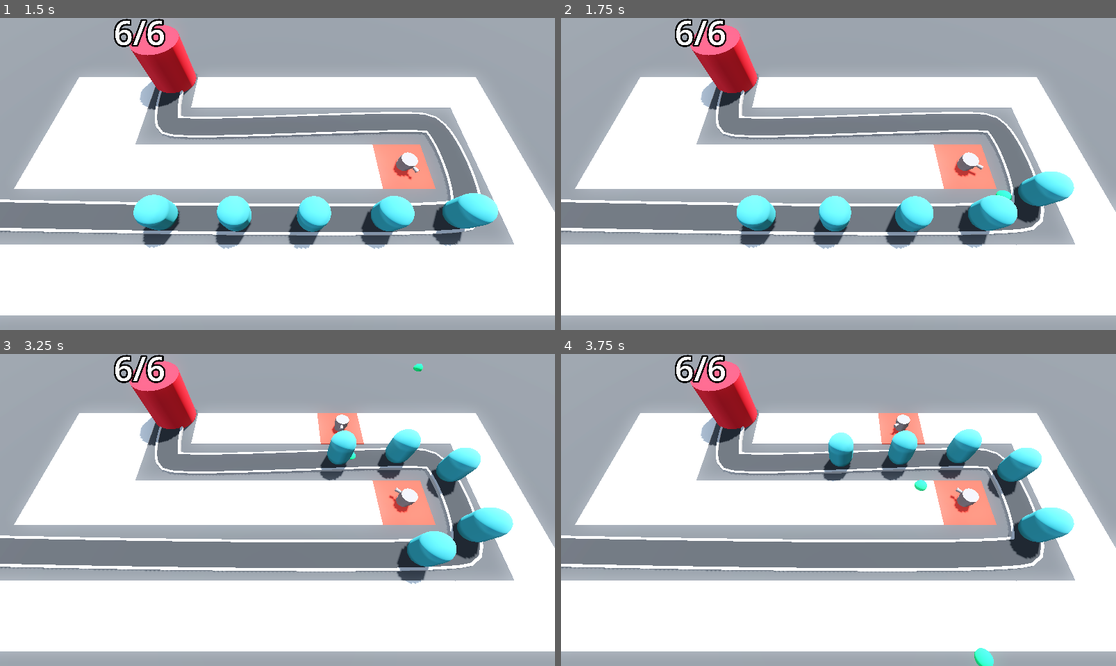
Above: before the commit, frames 1-4 (two rows, left to right).
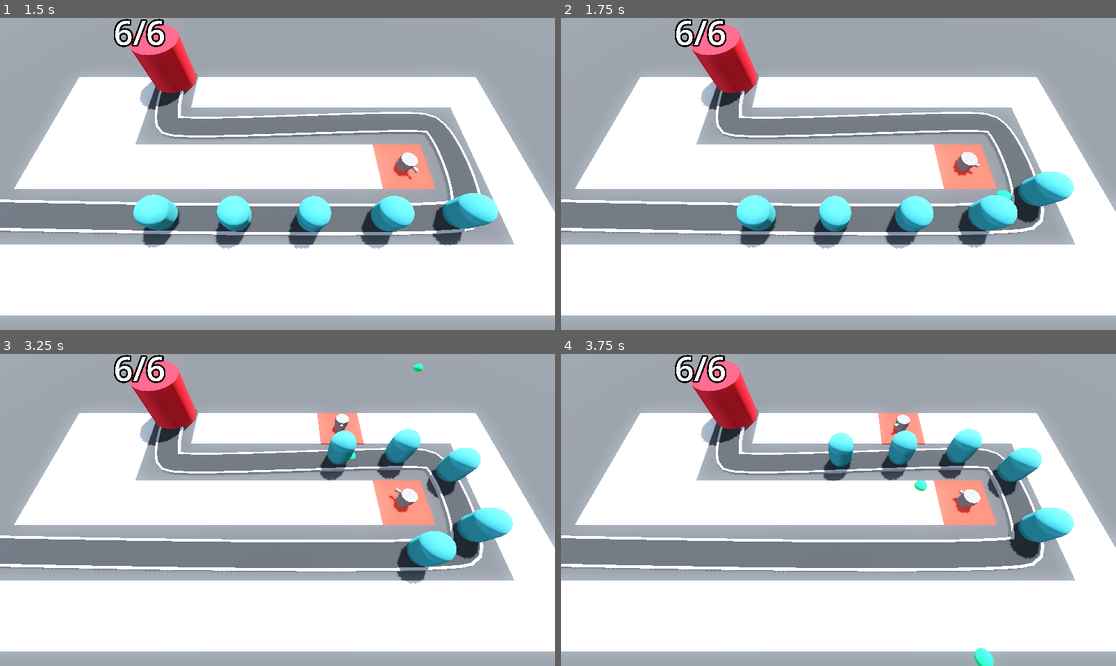
Above: after the commit, the same moments.

Repository: Rubix334/Barbarian_blaster
Game: Godot game, scene res://base_level.tscn
The game is run twice, just before and just after one commit, with the same random seed, the same clock (stepped at 60 frames per second) and the same inputs.
Inputs (mouse positions are in pixels of both pictures, inside the frame that each line leads up to):
- Up to frame 1 (1.5 s): move the mouse to (399, 158) at 0.52 s; click (399, 158) at 0.6 s; move the mouse to (166, 189) at 1.27 s; click (166, 189) at 1.35 s
- Up to frame 2 (1.75 s): no input
- Up to frame 3 (3.25 s): move the mouse to (333, 441) at 2.02 s; click (333, 441) at 2.1 s; move the mouse to (249, 572) at 2.77 s; click (249, 572) at 2.85 s
- Up to frame 4 (3.75 s): move the mouse to (1005, 556) at 3.52 s; click (1005, 556) at 3.6 s

Frame 1 is identical in both runs. In frame 2, less than 0.1% of the frame differs, in the area x 70-77%, y 42-52%; in frame 3, less than 0.1%; in frame 4, less than 0.1%, in the area x 70-76%, y 42-52%.

Commit message:
Turret and enemy damage animation

Diff:
--- a/Enemy/enemy.gd
+++ b/Enemy/enemy.gd
@@ -9,6 +9,8 @@
 
 var health : int:
 	set(new_health):
+		if health > new_health:
+			$AnimationPlayer.play("take_damage")
 		health = new_health
 		if health <= 0:
 			queue_free()
--- a/Enemy/enemy.tscn
+++ b/Enemy/enemy.tscn
@@ -10,9 +10,51 @@
 radius = 1.0
 height = 3.0
 
+[sub_resource type="StandardMaterial3D" id="StandardMaterial3D_px1sc"]
+no_depth_test = true
+shading_mode = 0
+albedo_color = Color(0.78431374, 0.18039216, 0.09019608, 1)
+
 [sub_resource type="CapsuleShape3D" id="CapsuleShape3D_2pb1h"]
 radius = 1.0307617
 height = 3.0829668
+
+[sub_resource type="Animation" id="Animation_am0pq"]
+resource_name = "take_damage"
+length = 0.1
+tracks/0/type = "value"
+tracks/0/imported = false
+tracks/0/enabled = true
+tracks/0/path = NodePath("DamageHighlight:visible")
+tracks/0/interp = 1
+tracks/0/loop_wrap = true
+tracks/0/keys = {
+"times": PackedFloat32Array(0, 0.1),
+"transitions": PackedFloat32Array(1, 1),
+"update": 1,
+"values": [true, false]
+}
+
+[sub_resource type="Animation" id="Animation_eqilm"]
+length = 0.001
+tracks/0/type = "value"
+tracks/0/imported = false
+tracks/0/enabled = true
+tracks/0/path = NodePath("DamageHighlight:visible")
+tracks/0/interp = 1
+tracks/0/loop_wrap = true
+tracks/0/keys = {
+"times": PackedFloat32Array(0),
+"transitions": PackedFloat32Array(1),
+"update": 1,
+"values": [false]
+}
+
+[sub_resource type="AnimationLibrary" id="AnimationLibrary_ncf7h"]
+_data = {
+&"RESET": SubResource("Animation_eqilm"),
+&"take_damage": SubResource("Animation_am0pq")
+}
 
 [node name="Enemy" type="PathFollow3D"]
 transform = Transform3D(0.9999959, 0, 0, 0, 1, 0, 0, 0, 0.9999959, 0, 0, 0)
@@ -23,10 +65,21 @@
 transform = Transform3D(1, 0, 0, 0, 1, 0, 0, 0, 1, 0, 1.6, 0)
 mesh = SubResource("CapsuleMesh_xjnqo")
 
+[node name="DamageHighlight" type="MeshInstance3D" parent="."]
+transform = Transform3D(1, 0, 0, 0, 1, 0, 0, 0, 1, 0, 1.6, 0)
+visible = false
+material_override = SubResource("StandardMaterial3D_px1sc")
+mesh = SubResource("CapsuleMesh_xjnqo")
+
 [node name="Area3D" type="Area3D" parent="." groups=["enemy_area"]]
 
 [node name="CollisionShape3D" type="CollisionShape3D" parent="Area3D"]
 transform = Transform3D(0.99999, 0, 0, 0, 1, 0, 0, 0, 0.99999, -0.0062065376, 1.6222379, -0.011723089)
 shape = SubResource("CapsuleShape3D_2pb1h")
 
+[node name="AnimationPlayer" type="AnimationPlayer" parent="."]
+libraries = {
+&"": SubResource("AnimationLibrary_ncf7h")
+}
+
 [connection signal="area_entered" from="Area3D" to="." method="_on_area_3d_area_entered"]
--- a/Turret/turret.gd
+++ b/Turret/turret.gd
@@ -13,6 +13,7 @@
 
 func _on_timer_timeout() -> void:
 	if target != null:
+		$AnimationPlayer.play("Fire")
 		var new_projectile = projectile.instantiate()
 		add_child(new_projectile)
 		new_projectile.global_position = global_position
--- a/Turret/turret.tscn
+++ b/Turret/turret.tscn
@@ -14,6 +14,90 @@
 top_radius = 0.15
 bottom_radius = 0.1
 height = 0.5
+
+[sub_resource type="Animation" id="Animation_5kpma"]
+resource_name = "Fire"
+tracks/0/type = "value"
+tracks/0/imported = false
+tracks/0/enabled = true
+tracks/0/path = NodePath("TurretBase/TurretTop:position")
+tracks/0/interp = 1
+tracks/0/loop_wrap = true
+tracks/0/keys = {
+"times": PackedFloat32Array(0.06666667, 0.1, 0.25),
+"transitions": PackedFloat32Array(1, 1, 1),
+"update": 0,
+"values": [Vector3(0, 0.3, 0), Vector3(0, 0.3, -0.1), Vector3(0, 0.3, 0)]
+}
+tracks/1/type = "value"
+tracks/1/imported = false
+tracks/1/enabled = true
+tracks/1/path = NodePath("TurretBase/TurretTop/Gun:position")
+tracks/1/interp = 1
+tracks/1/loop_wrap = true
+tracks/1/keys = {
+"times": PackedFloat32Array(0, 0.06724116, 0.25),
+"transitions": PackedFloat32Array(1, 1, 1),
+"update": 0,
+"values": [Vector3(0, 0, 0.77859414), Vector3(0, 0, 0.5661112), Vector3(0, 0, 0.779)]
+}
+tracks/2/type = "value"
+tracks/2/imported = false
+tracks/2/enabled = true
+tracks/2/path = NodePath("TurretBase/TurretTop:rotation")
+tracks/2/interp = 1
+tracks/2/loop_wrap = true
+tracks/2/keys = {
+"times": PackedFloat32Array(0.1, 0.10391816, 0.14467038, 0.25),
+"transitions": PackedFloat32Array(1, 1, 1, 1),
+"update": 0,
+"values": [Vector3(0, 0, 0), Vector3(0, 0, 0), Vector3(-0.19441223, 0, 0), Vector3(0, 0, 0)]
+}
+
+[sub_resource type="Animation" id="Animation_djkev"]
+length = 0.001
+tracks/0/type = "value"
+tracks/0/imported = false
+tracks/0/enabled = true
+tracks/0/path = NodePath("TurretBase/TurretTop:position")
+tracks/0/interp = 1
+tracks/0/loop_wrap = true
+tracks/0/keys = {
+"times": PackedFloat32Array(0),
+"transitions": PackedFloat32Array(1),
+"update": 0,
+"values": [Vector3(0, 0.3, 0)]
+}
+tracks/1/type = "value"
+tracks/1/imported = false
+tracks/1/enabled = true
+tracks/1/path = NodePath("TurretBase/TurretTop/Gun:position")
+tracks/1/interp = 1
+tracks/1/loop_wrap = true
+tracks/1/keys = {
+"times": PackedFloat32Array(0),
+"transitions": PackedFloat32Array(1),
+"update": 0,
+"values": [Vector3(0, 0, 0.77859414)]
+}
+tracks/2/type = "value"
+tracks/2/imported = false
+tracks/2/enabled = true
+tracks/2/path = NodePath("TurretBase/TurretTop:rotation")
+tracks/2/interp = 1
+tracks/2/loop_wrap = true
+tracks/2/keys = {
+"times": PackedFloat32Array(0),
+"transitions": PackedFloat32Array(1),
+"update": 0,
+"values": [Vector3(0, 0, 0)]
+}
+
+[sub_resource type="AnimationLibrary" id="AnimationLibrary_ttsi1"]
+_data = {
+&"Fire": SubResource("Animation_5kpma"),
+&"RESET": SubResource("Animation_djkev")
+}
 
 [node name="Turret" type="Node3D"]
 script = ExtResource("1_5kpma")
@@ -33,4 +117,9 @@
 [node name="Timer" type="Timer" parent="."]
 autostart = true
 
+[node name="AnimationPlayer" type="AnimationPlayer" parent="."]
+libraries = {
+&"": SubResource("AnimationLibrary_ttsi1")
+}
+
 [connection signal="timeout" from="Timer" to="." method="_on_timer_timeout"]
Not shown: 1 places in Enemy/enemy.tscn that only renumber resources
Not shown: 1 places in Turret/turret.tscn that only renumber resources
